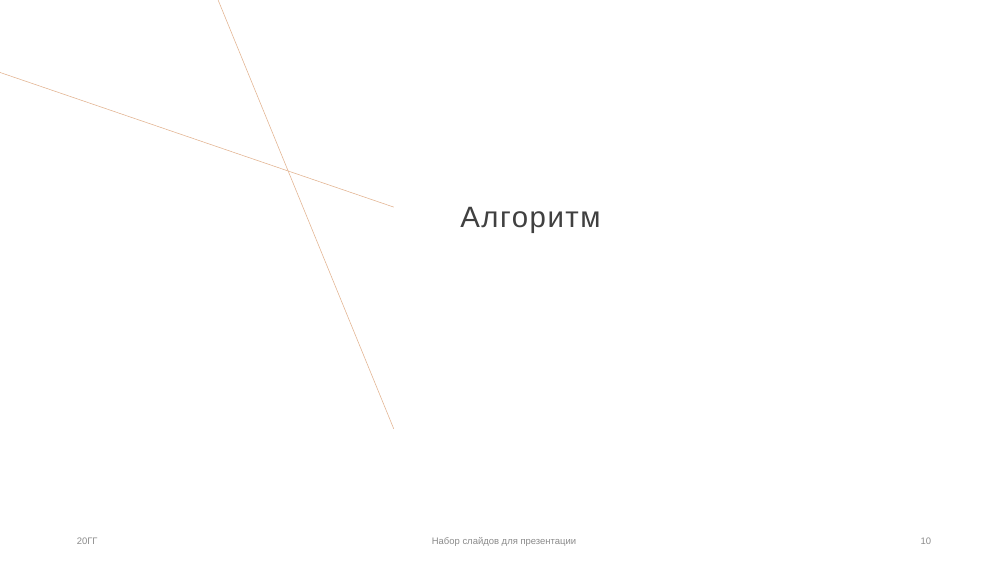
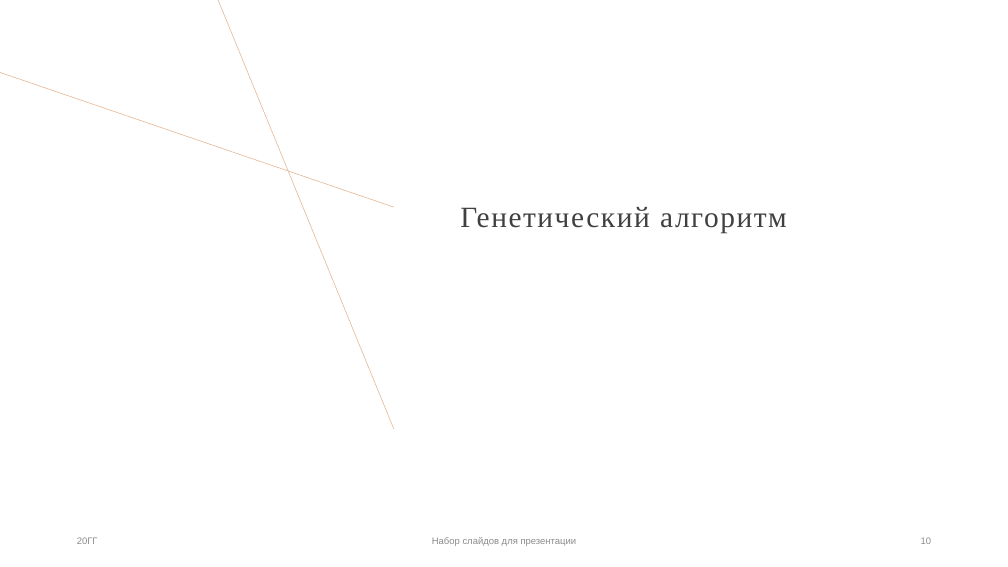
Before and after one commit to IMZolin/Opt-methods-coursework, a slide deck: slide 10 of Gvozdev_Zolin_Khlamkin.pptx. Drawn at 1008x567 pixels with LibreOffice and Linux fonts; fonts in the diff are those of the drawing. Boxes give left, top, right and bottom in pixels: in the first picture for what was removed or moved away, otherwise in the second. Text is boxed around its words. In the diff, an @@ line names an element or a change of style, - is before the commit and + after.

```diff
--- a/Gvozdev_Zolin_Khlamkin.pptx
+++ b/Gvozdev_Zolin_Khlamkin.pptx
@@ title at box(460, 207, 787, 233): text changed; font Arial to Times New Roman @@
-Алгоритм
+Генетический алгоритм
```
Also in this commit, not shown: 13 other slides changed, 1 other file.
